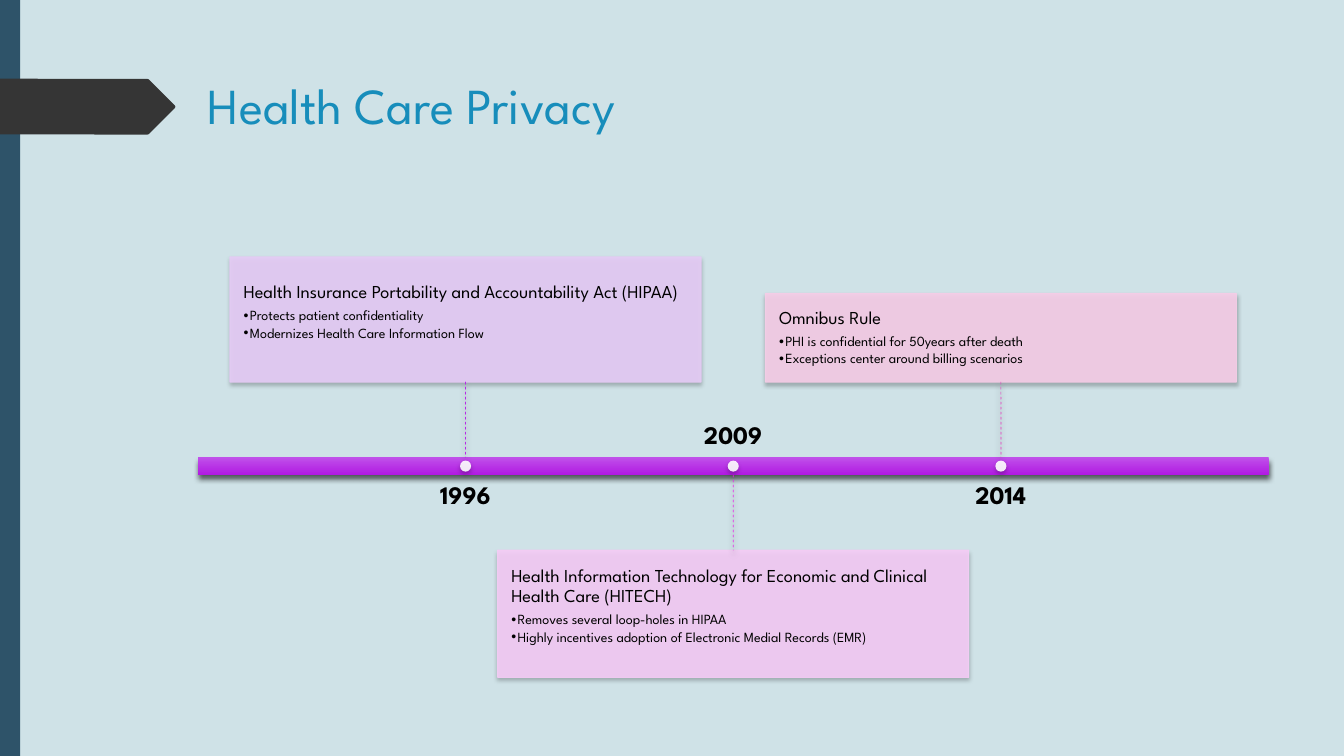
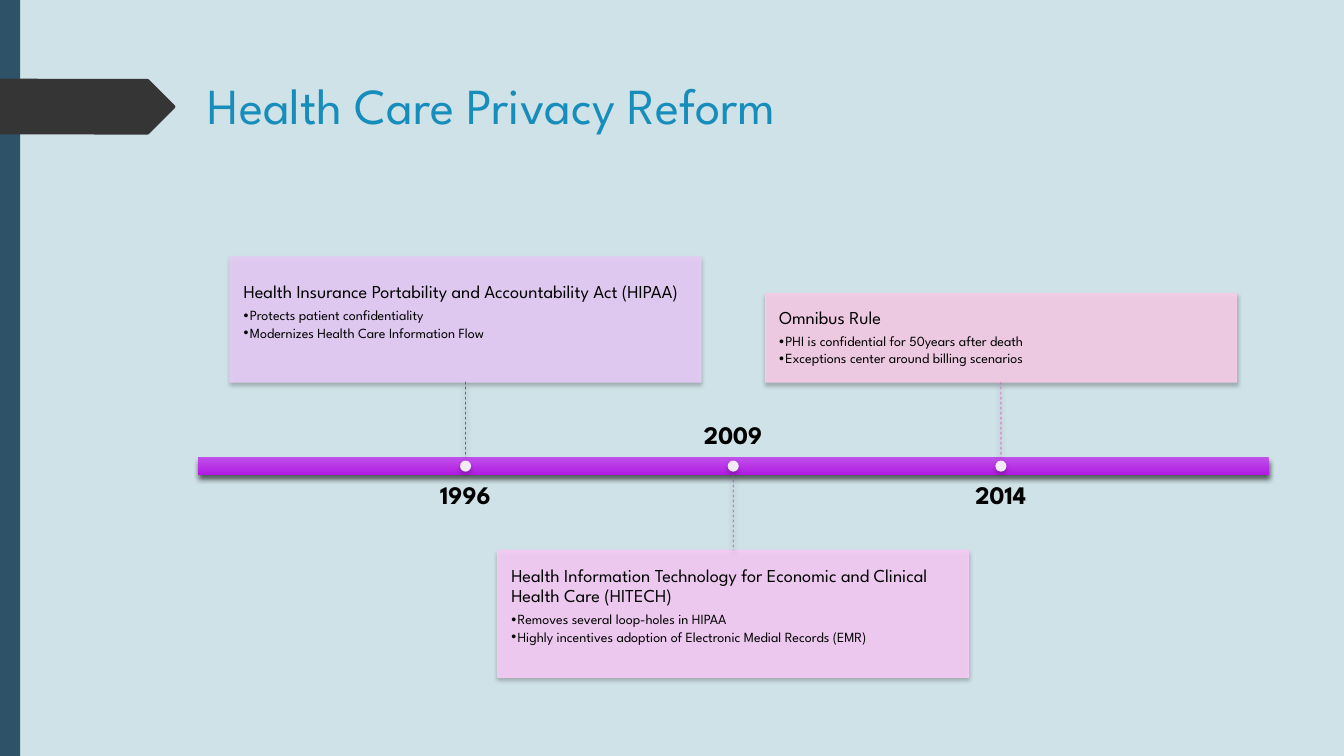
Before and after one commit to dr-natetorious/TIM-7030-Managing_Risks_and_Privacy, a slide deck: slide 6 of Week7_MasterDataMgmt/BachmeierNTIM7030-7.pptx. Drawn at 1344x756 pixels with LibreOffice and Linux fonts; fonts in the diff are those of the drawing. Boxes give left, top, right and bottom in pixels: in the first picture for what was removed or moved away, otherwise in the second. Text is boxed around its words. In the diff, an @@ line names an element or a change of style, - is before the commit and + after.

```diff
--- a/Week7_MasterDataMgmt/BachmeierNTIM7030-7.pptx
+++ b/Week7_MasterDataMgmt/BachmeierNTIM7030-7.pptx
@@ title at bbox=[208, 88, 776, 135]: text changed @@
-Health Care Privacy
+Health Care Privacy Reform
```
Also in this commit, not shown: 5 other slides changed, 1 other file.
